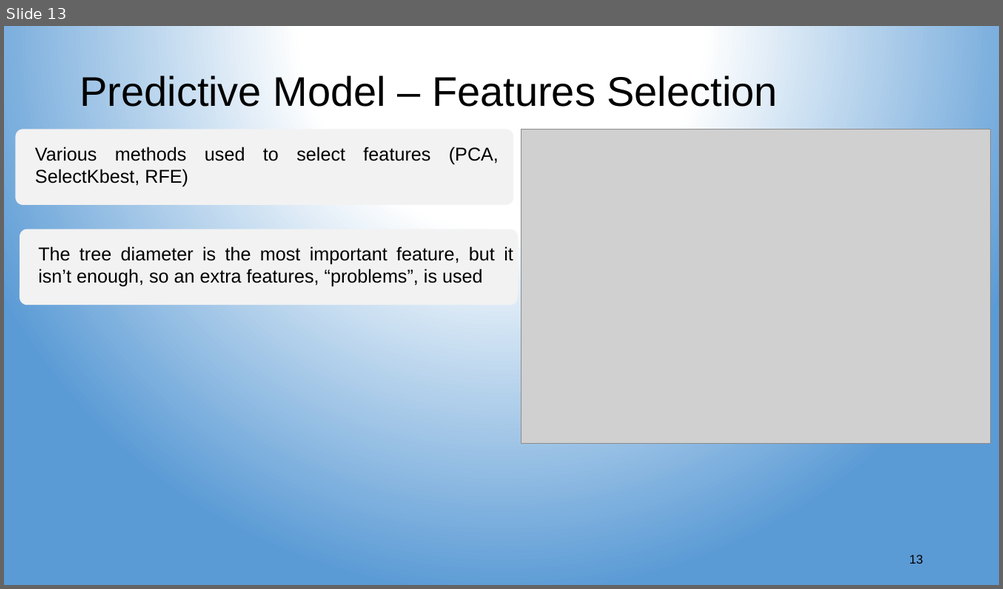
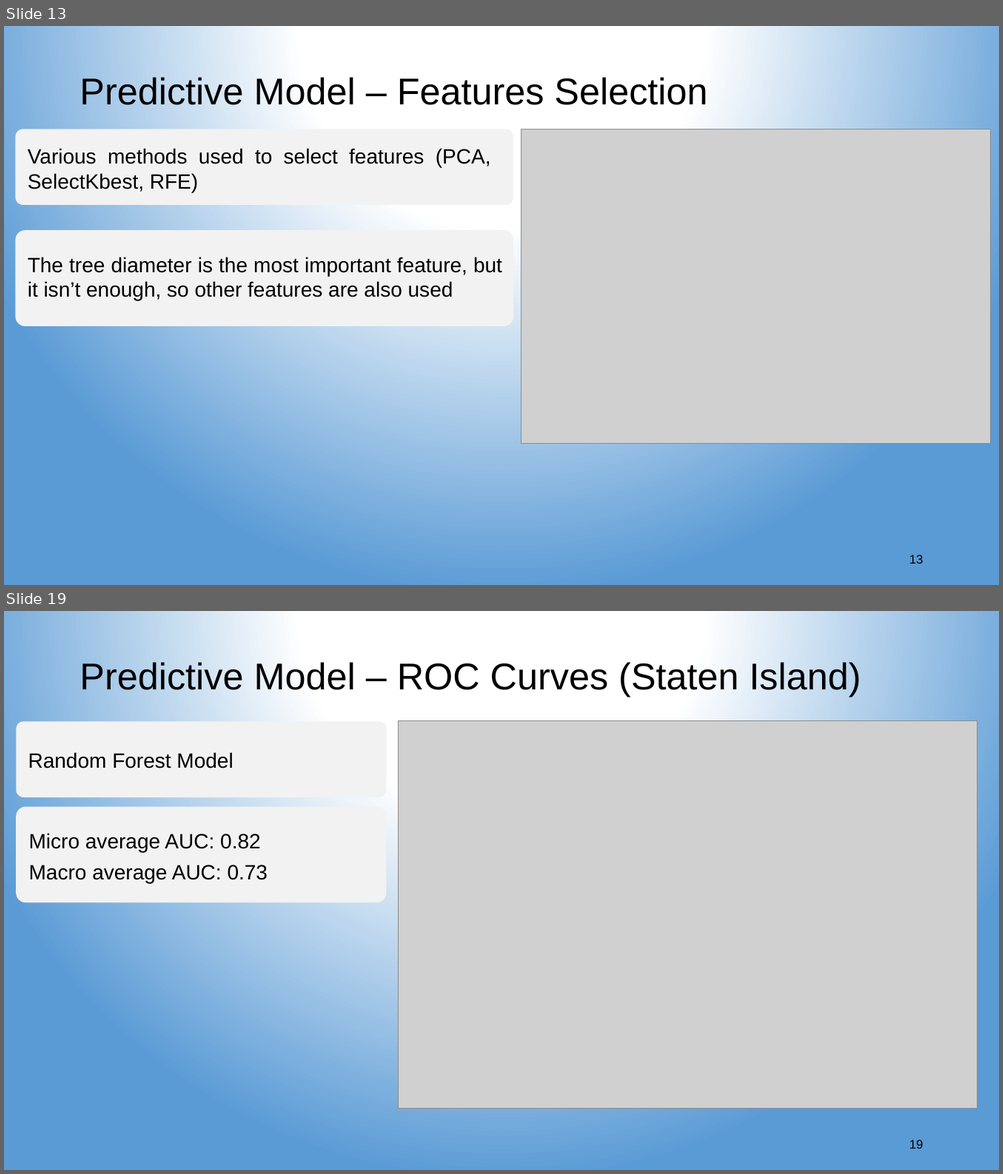
Before and after one commit to aspds18/Springboard_capstone1, a slide deck: Capstone1_presentation.pptx. Shown one above the other, each under a label of ours: slide 13 before the commit, slides 13 and 19 after it; the slides between them are not shown. The pictures are 1003x589 and 1003x1174 pixels, drawn with LibreOffice and Linux fonts; fonts in the diff are those of the drawing; grey boxes stand for pictures. Boxes give left, top, right and bottom in pixels: in the first picture for what was removed or moved away, otherwise in the second. Text is boxed around its words. In the diff, an @@ line names an element or a change of style, - is before the commit and + after.

```diff
--- a/Capstone1_presentation.pptx
+++ b/Capstone1_presentation.pptx
@@ slide 19 added at bbox=[4, 611, 999, 1170], background gradient #FFFFFF to #5B9BD5 @@
@@ title added at bbox=[79, 660, 861, 697], 36 pt, text #000000 @@
+Predictive Model – ROC Curves (Staten Island)
@@ rounded rectangle added at bbox=[16, 721, 386, 797], fill #F2F2F2 @@
@@ picture added at bbox=[398, 721, 977, 1109] @@
@@ text added at bbox=[28, 752, 233, 769], 20 pt, text #000000 @@
+Random Forest Model
@@ rounded rectangle added at bbox=[16, 806, 386, 903], fill #F2F2F2 @@
@@ text added at bbox=[29, 833, 268, 883], 20 pt, text #000000 @@
+Micro average AUC: 0.82
+Macro average AUC: 0.73
@@ page number added at bbox=[909, 1140, 923, 1149], 12 pt, text #000000 @@
+19
@@ slide 13 changed as well @@
@@ title "Predictive Model – Features Selection" at bbox=[79, 75, 707, 112]: size 40 to 36 pt @@
@@ text "Various methods used to select ...": place and size @@
-text "Various methods used to select ..." at bbox=[35, 147, 498, 187]
+text "Various methods used to select ..." at bbox=[28, 148, 491, 192]
@@ text "Various methods used to select ..." at bbox=[28, 148, 491, 192]: size 18 to 20 pt @@
@@ rounded rectangle: place and size @@
-rounded rectangle at bbox=[20, 229, 518, 305]
+rounded rectangle at bbox=[15, 230, 513, 326]
@@ text at bbox=[28, 257, 502, 301]: text changed; size 18 to 20 pt @@
-The tree diameter is the most important feature, but it isn’t enough, so an extra features, “problems”, is used
+The tree diameter is the most important feature, but it isn’t enough, so other features are also used
```
Also in this commit, not shown: 14 other slides changed, 6 other slides added.
